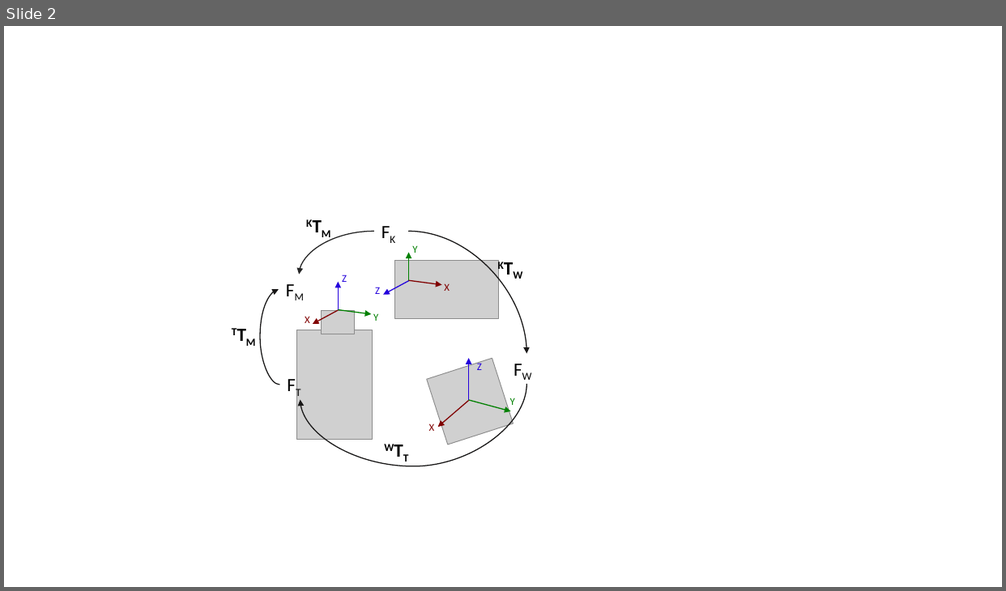
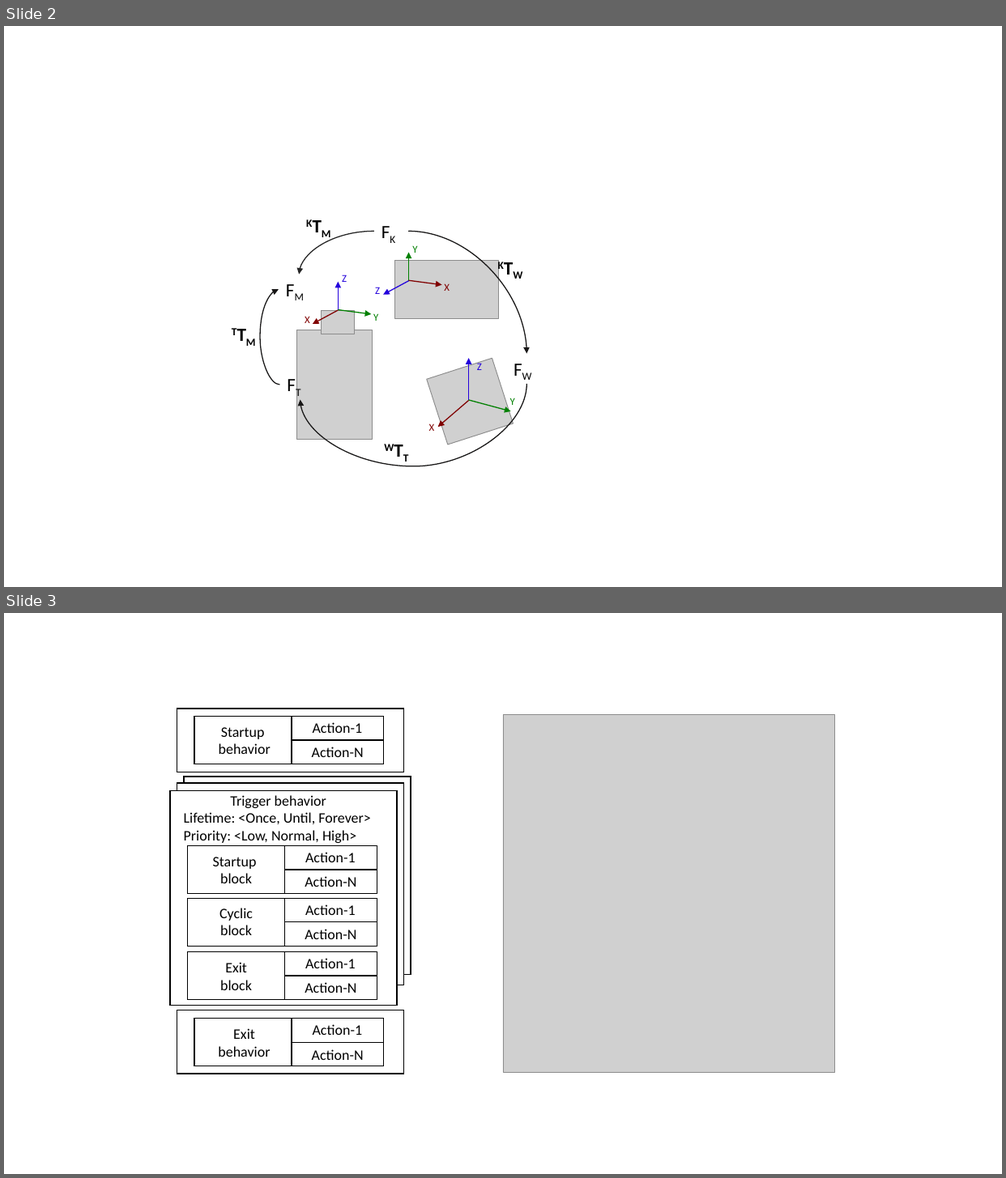
Before and after one commit to praveenv4k/indriya, a slide deck: docs/Misc/Pictures.pptx. Shown one above the other, each under a label of ours: slide 2 before the commit, slides 2 and 3 after it. The pictures are 1006x591 and 1006x1178 pixels, drawn with LibreOffice and Linux fonts; fonts in the diff are those of the drawing; grey boxes stand for pictures. Boxes give left, top, right and bottom in pixels: in the first picture for what was removed or moved away, otherwise in the second. Text is boxed around its words. In the diff, an @@ line names an element or a change of style, - is before the commit and + after.

```diff
--- a/docs/Misc/Pictures.pptx
+++ b/docs/Misc/Pictures.pptx
@@ slide 3 added at (4, 613, 1002, 1174), background #FFFFFF @@
@@ picture added at (503, 715, 835, 1072) @@
@@ group added at (170, 709, 411, 1074): 16 texts, 15 rectangles, 5 lines @@
+Action-1
+Action-N
+Action-1
+Action-N
+Action-1
+Action-N
+Action-1
+Action-N
+Startup
+behavior
+Action-1
+Action-N
+Exit
+behavior
+Startup
+block
+Cyclic
+block
+Exit
+block
+Trigger behavior
+Lifetime: <Once, Until, Forever>
+Priority: <Low, Normal, High>
```
Also in this commit, not shown: 1 other slide added, 1 slide removed, 7 other files.
